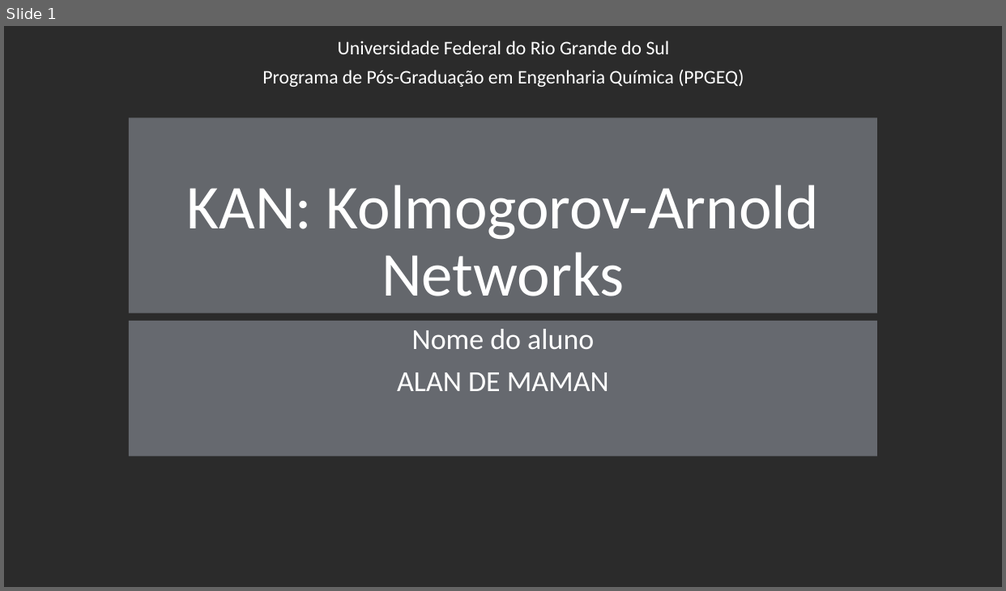
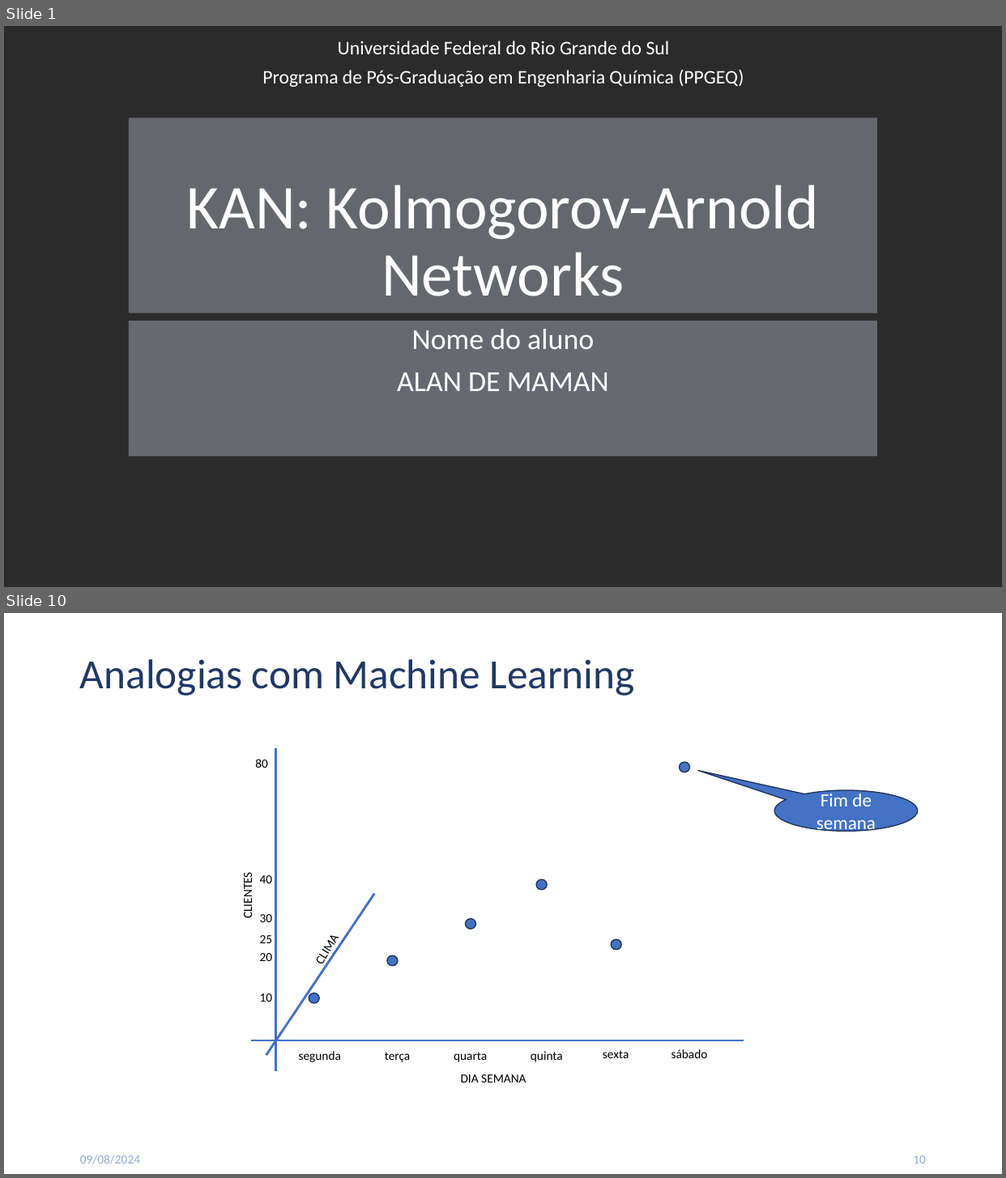
Before and after one commit to alandema/ppgeq_EQP0046, a slide deck: FinalPresentation/KANs.pptx. Shown one above the other, each under a label of ours: slide 1 before the commit, slides 1 and 10 after it; the slides between them are not shown. The pictures are 1006x591 and 1006x1178 pixels, drawn with LibreOffice and Linux fonts; fonts in the diff are those of the drawing; background and template pictures are left out; a plain dark background stands for a picture behind light text. Boxes give left, top, right and bottom in pixels: in the first picture for what was removed or moved away, otherwise in the second. Text is boxed around its words. In the diff, an @@ line names an element or a change of style, - is before the commit and + after.

```diff
--- a/FinalPresentation/KANs.pptx
+++ b/FinalPresentation/KANs.pptx
@@ slide 10 added at box(4, 613, 1002, 1174), background #FFFFFF @@
@@ title added at box(80, 659, 634, 696), 40 pt, text #203864 @@
+Analogias com Machine Learning
@@ group added at box(241, 748, 744, 1083): 15 texts, 6 ellipses, 3 lines @@
+DIA SEMANA
+CLIENTES
+segunda
+terça
+quarta
+quinta
+10
+20
+30
+40
+sexta
+25
+CLIMA
+sábado
+80
@@ speech bubble added at box(774, 790, 918, 832), fill #4472C4, outline #1E3256 1 pt, 18 pt, text #FFFFFF @@
+Fim de semana
@@ text added at box(80, 1155, 140, 1165), 12 pt, text #8FAADC @@
+09/08/2024
@@ page number added at box(913, 1156, 926, 1164), 12 pt, text #8FAADC @@
+10
```
Also in this commit, not shown: 7 slides changed, 28 other slides added, 3 slides removed.
